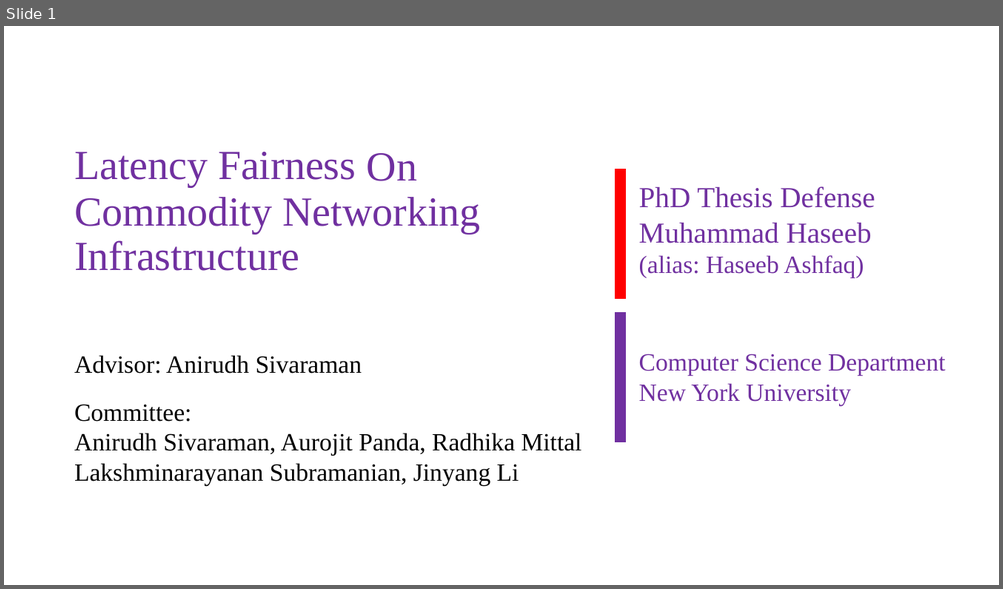
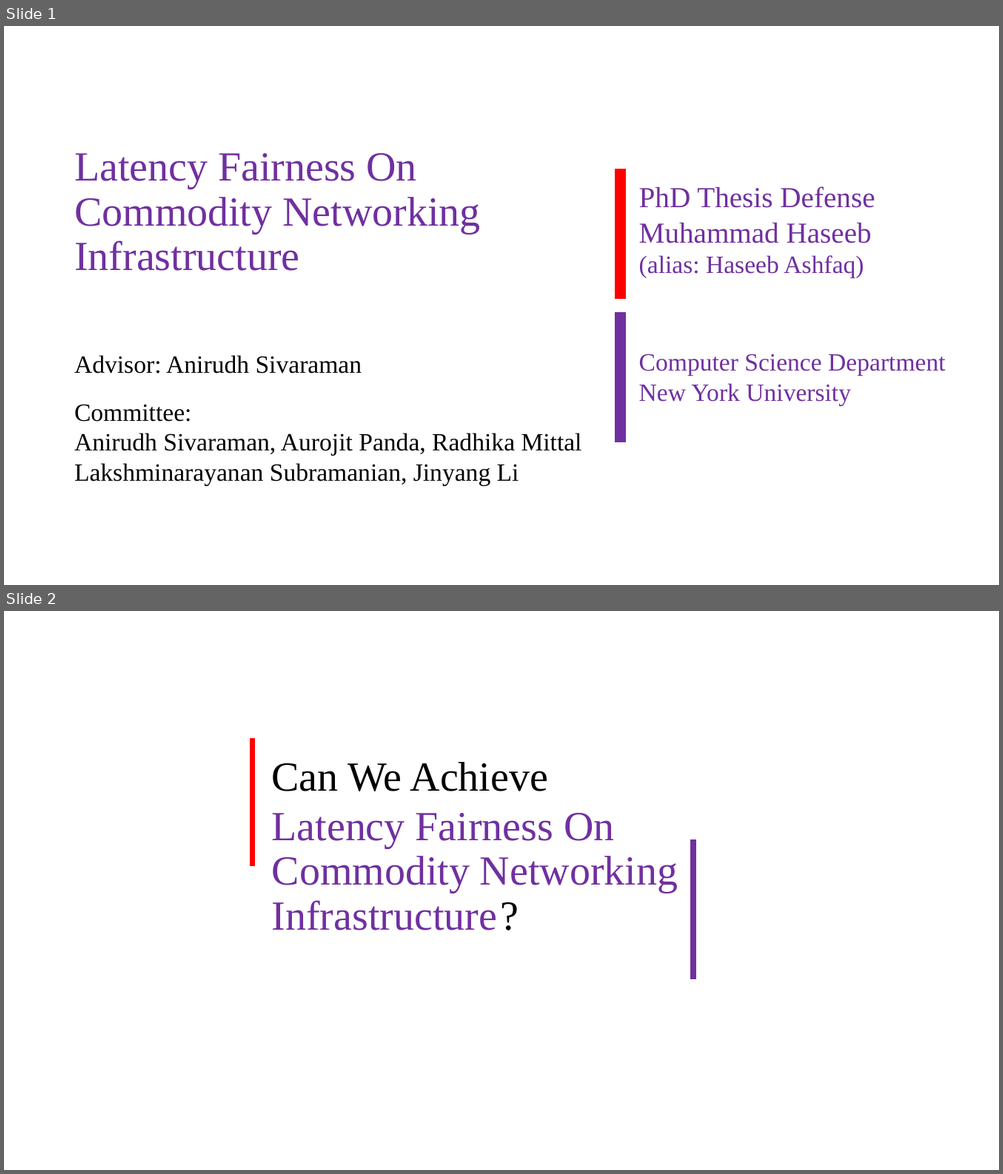
Before and after one commit to HaseebLUMS/Onyx-Presentation, a slide deck: thesis-latency-fairness.pptx. Shown one above the other, each under a label of ours: slide 1 before the commit, slides 1 and 2 after it. The pictures are 1003x589 and 1003x1174 pixels, drawn with LibreOffice and Linux fonts; fonts in the diff are those of the drawing. Boxes give left, top, right and bottom in pixels: in the first picture for what was removed or moved away, otherwise in the second. Text is boxed around its words. In the diff, an @@ line names an element or a change of style, - is before the commit and + after.

```diff
--- a/thesis-latency-fairness.pptx
+++ b/thesis-latency-fairness.pptx
@@ slide 2 added at [4, 611, 999, 1170], background #FFFFFF @@
@@ rectangle added at [250, 739, 254, 866], fill #FF0000, outline #FF0000 1.5 pt @@
@@ text added at [272, 762, 548, 792], 40 pt, text #000000 @@
+Can We Achieve
@@ text added at [272, 813, 677, 931], 40 pt, text #7030A0 @@
+Latency Fairness On
+Commodity Networking
+Infrastructure
@@ rectangle added at [691, 841, 696, 980], fill #7030A0, outline #7030A0 1.5 pt @@
@@ text added at [493, 885, 549, 943], 40 pt, text #000000 @@
+?
@@ slide 1 changed as well @@
@@ title "Latency Fairness On Commodity Networking ..." at [74, 153, 480, 271]: text colour #FFFFFF to #7030A0 in "Latency Fairness" @@
@@ text removed at [74, 152, 356, 187] @@
-Latency Fairness
```
Also in this commit, not shown: 1 other slide changed, 3 other slides added.
